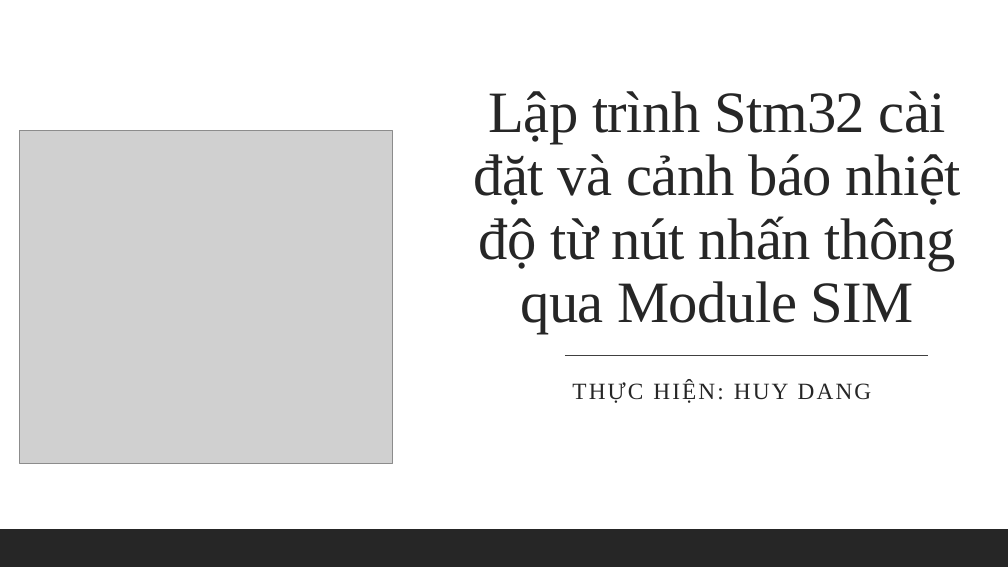
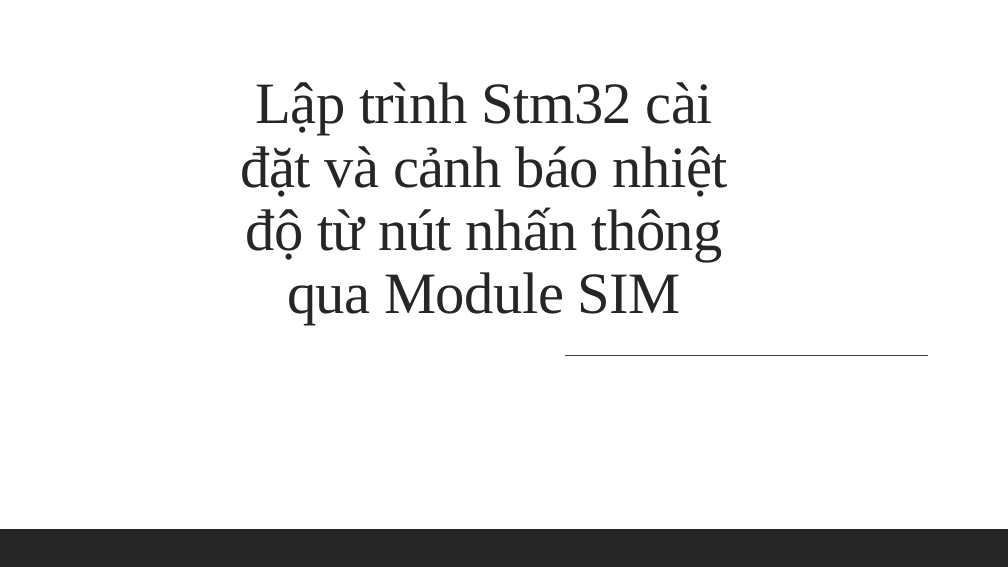
Before and after one commit to VANTHO15/SIM_LCD_HOC, a slide deck: slide 1 of Slide khoá SIM/Project.pptx. Drawn at 1008x567 pixels with LibreOffice and Linux fonts; fonts in the diff are those of the drawing; grey boxes stand for pictures. Boxes give left, top, right and bottom in pixels: in the first picture for what was removed or moved away, otherwise in the second. Text is boxed around its words. In the diff, an @@ line names an element or a change of style, - is before the commit and + after.

```diff
--- a/Slide khoá SIM/Project.pptx
+++ b/Slide khoá SIM/Project.pptx
@@ title "Lập trình Stm32 cài đặt ...": place and size @@
-title "Lập trình Stm32 cài đặt ..." at [474, 91, 961, 333]
+title "Lập trình Stm32 cài đặt ..." at [241, 82, 728, 324]
@@ picture removed at [20, 131, 392, 464] @@
@@ subtitle removed at [572, 380, 872, 403] @@
-THỰC HIỆN: HUY DANG
```
Also in this commit, not shown: 13 other slides changed, 3 other files.
